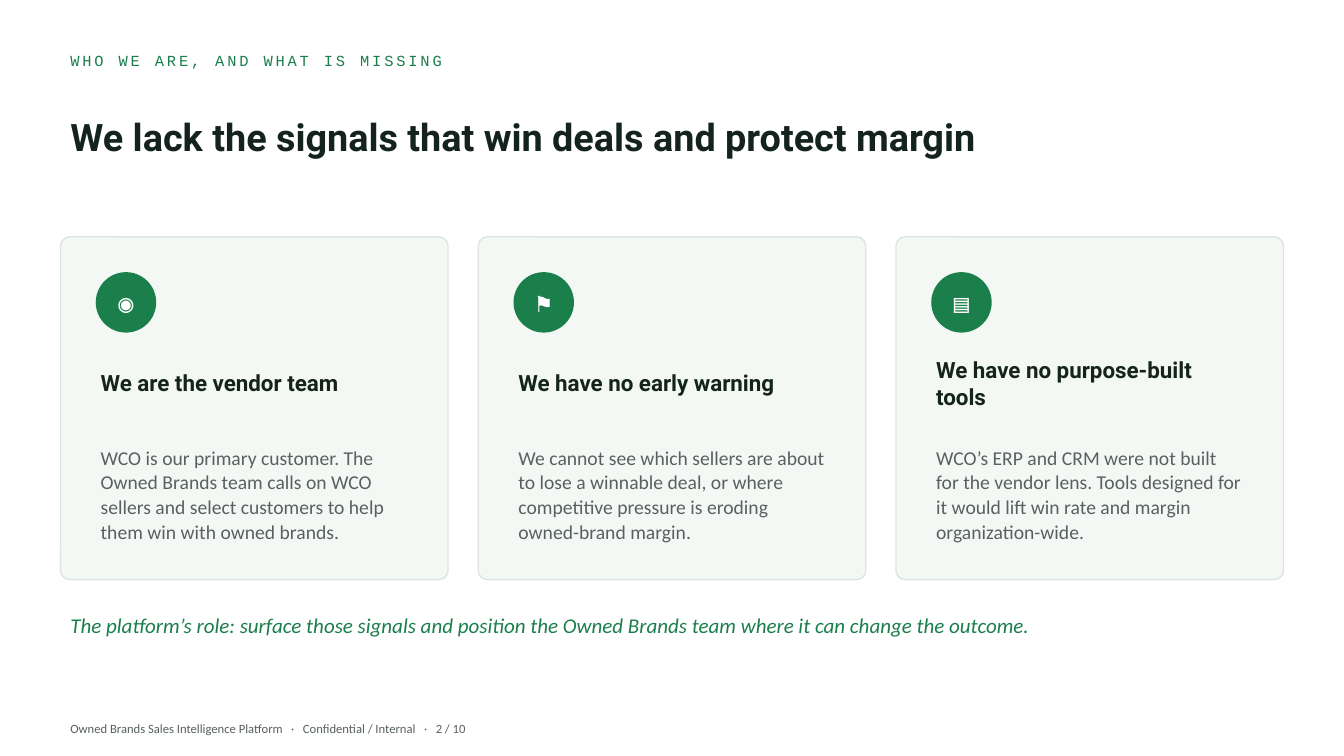
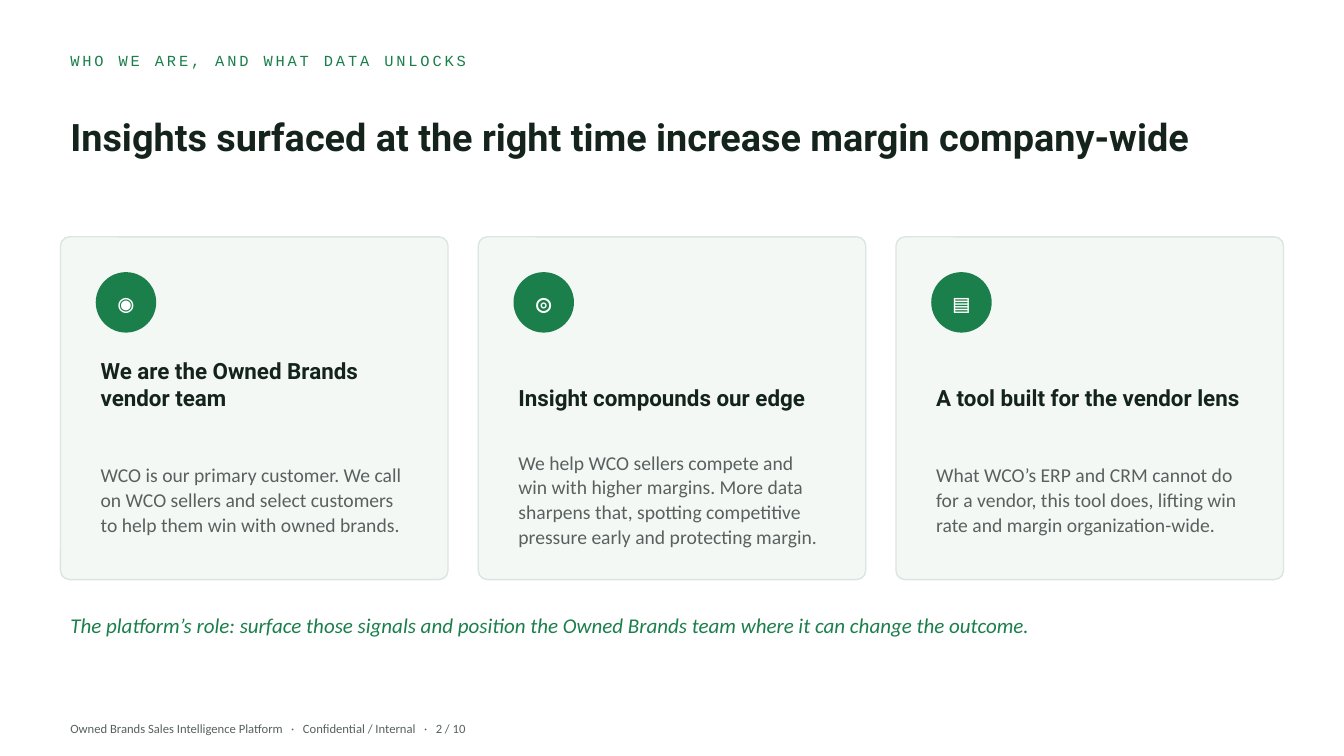
Before and after one commit to JGAVEN/OB_Dataverse, a slide deck: slide 2 of Board pitch/Owned_Brands_Board_Deck.pptx. Drawn at 1344x756 pixels with LibreOffice and Linux fonts; fonts in the diff are those of the drawing. Boxes give left, top, right and bottom in pixels: in the first picture for what was removed or moved away, otherwise in the second. Text is boxed around its words. In the diff, an @@ line names an element or a change of style, - is before the commit and + after.

Commit message:
docs(deck): merge slide edits; flip slide 2 to upside; growth-cycle replaces 90-day KPI; wireframe (not prototype) language

```diff
--- a/Board pitch/Owned_Brands_Board_Deck.pptx
+++ b/Board pitch/Owned_Brands_Board_Deck.pptx
@@ text at [70,55,466,69]: text changed @@
-WHO WE ARE, AND WHAT IS MISSING
+WHO WE ARE, AND WHAT DATA UNLOCKS
@@ text at [70,122,1189,159]: text changed @@
-We lack the signals that win deals and protect margin
+Insights surfaced at the right time increase margin company-wide
@@ text at [513,272,574,333]: text changed @@
-⚑
+◎
@@ vertical alignment middle to bottom in 3 elements at [101,362,358,407], [936,389,1239,407], [518,389,805,411] @@
@@ text at [101,362,358,407]: text changed @@
-We are the vendor team
+We are the Owned Brands vendor team
@@ text at [518,389,805,411]: text changed @@
-We have no early warning
+Insight compounds our edge
@@ text at [936,389,1239,407]: text changed @@
-We have no purpose-built tools
+A tool built for the vendor lens
@@ text at [101,468,402,535]: text changed @@
-WCO is our primary customer. The Owned Brands team calls on WCO sellers and select customers to help them win with owned brands.
+WCO is our primary customer. We call on WCO sellers and select customers to help them win with owned brands.
@@ text at [518,456,817,548]: text changed @@
-We cannot see which sellers are about to lose a winnable deal, or where competitive pressure is eroding owned-brand margin.
+We help WCO sellers compete and win with higher margins. More data sharpens that, spotting competitive pressure early and protecting margin.
@@ text at [936,468,1236,536]: text changed @@
-WCO’s ERP and CRM were not built for the vendor lens. Tools designed for it would lift win rate and margin organization-wide.
+What WCO’s ERP and CRM cannot do for a vendor, this tool does, lifting win rate and margin organization-wide.
```
Also in this commit, not shown: 6 other slides changed, 3 other files.
